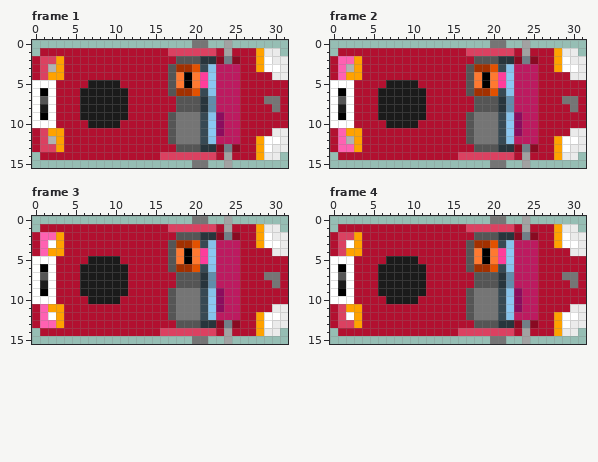
A pixel-art file gets an edit: assets/hamster.aseprite. The picture above was drawn from the file before the commit.
32x16 pixels, 4 frames. Colours within 5 levels of each other are drawn and written as one. Shown: frame 1, frame 2, frame 3, frame 4.
The result:
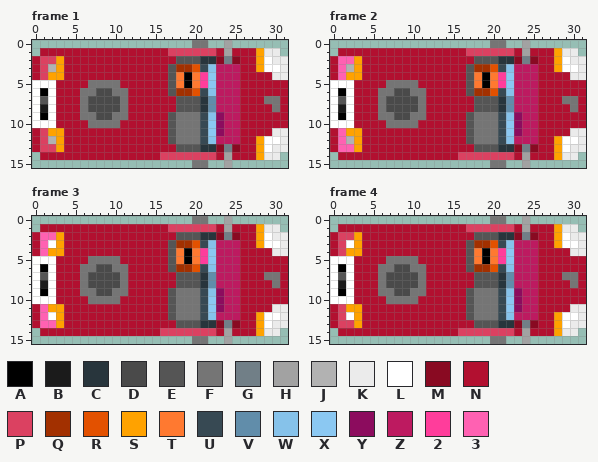
Palette (. is transparent): A #000000  B #1b1b1b  C #28353c  D #4a4a4a  E #555555  F #757575  G #717f87  H #a2a2a2  J #b2b2b2  K #ebebeb  L #ffffff  M #890a22  N #b21030  P #db4161  Q #a23000  R #e35100  S #ffa200  T #ff7930  U #374953  V #618daa  W #86c2ea  X #8bc8f2  Y #8c0c5e  Z #bd1a60  2 #ff3d9b  3 #ff61b2
What changed:
Frame 1, layer "Car/Turret":
y 5: x 7..10 BBBB -> FFFF
y 6: x 6..11 BBBBBB -> FFDDFF
y 7..8: x 6..11 BBBBBB -> FDDDDF
y 9: x 6..11 BBBBBB -> FFDDFF
y 10: x 7..10 BBBB -> FFFF
Frame 2, layer "Car/Turret": the same change as frame 1
Frame 3, layer "Car/Turret": the same change as frame 1
Frame 4, layer "Car/Turret": the same change as frame 1
Where, in picture pixels (left, top, right, bottom), the same in both pictures:
changed: (80, 80, 128, 128)
changed: (378, 80, 426, 128)
changed: (80, 256, 128, 304)
changed: (378, 256, 426, 304)
